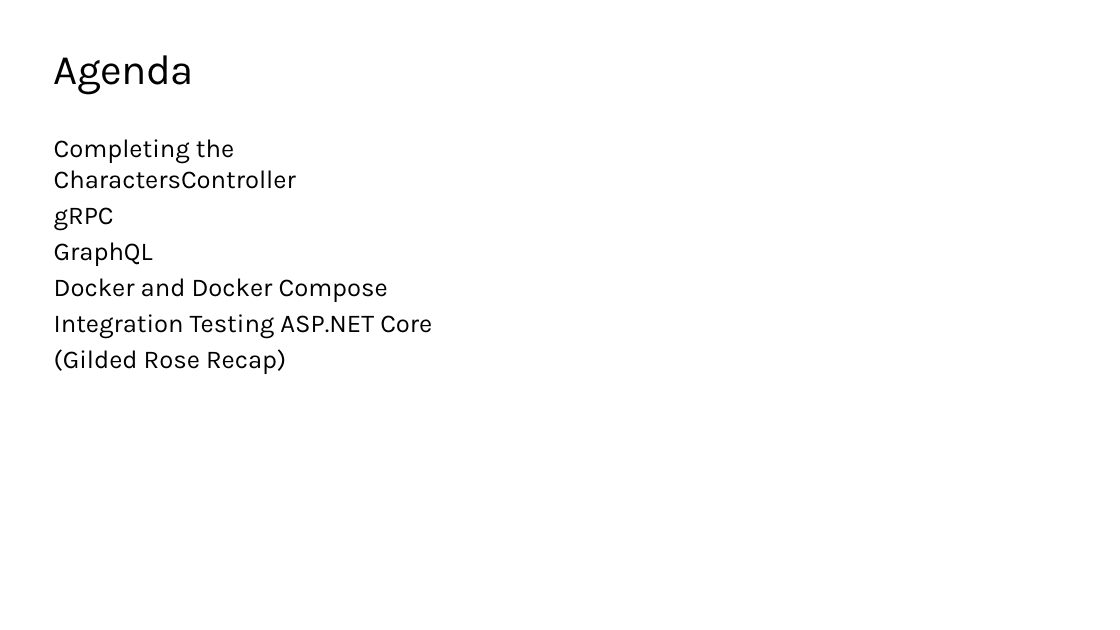
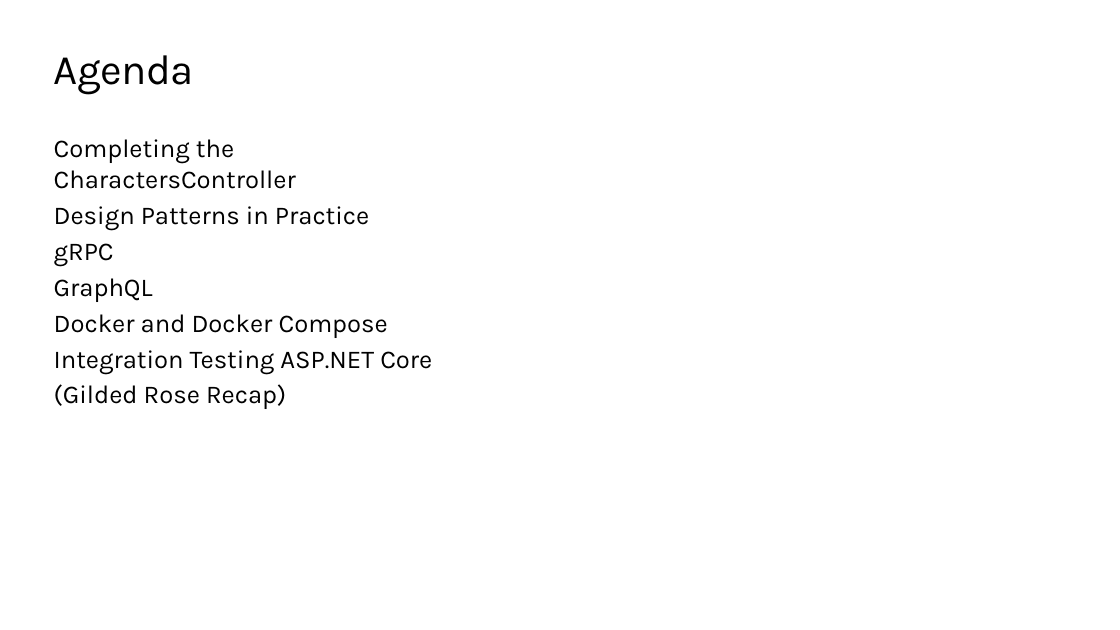
Before and after one commit to ondfisk/BDSA2021, a slide deck: slide 2 of Slides/Lecture08 - ASP.NET Core Web API part deux.pptx. Drawn at 1120x630 pixels with LibreOffice and Linux fonts; fonts in the diff are those of the drawing; background and template pictures are left out. Boxes give left, top, right and bottom in pixels: in the first picture for what was removed or moved away, otherwise in the second. Text is boxed around its words. In the diff, an @@ line names an element or a change of style, - is before the commit and + after.

```diff
--- a/Slides/Lecture08 - ASP.NET Core Web API part deux.pptx
+++ b/Slides/Lecture08 - ASP.NET Core Web API part deux.pptx
@@ text at (54, 206, 369, 230): paragraph added @@
+Design Patterns in Practice
```
Also in this commit, not shown: 9 slides added, 20 other files.
